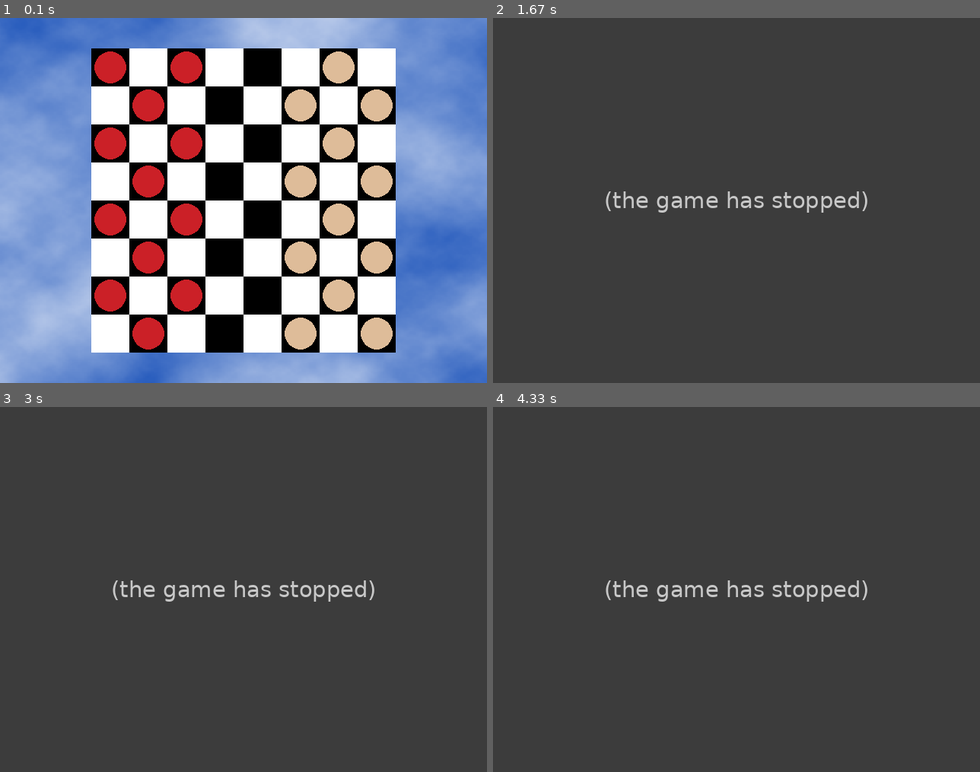
Above: before the commit, frames 1-4 (two rows, left to right).
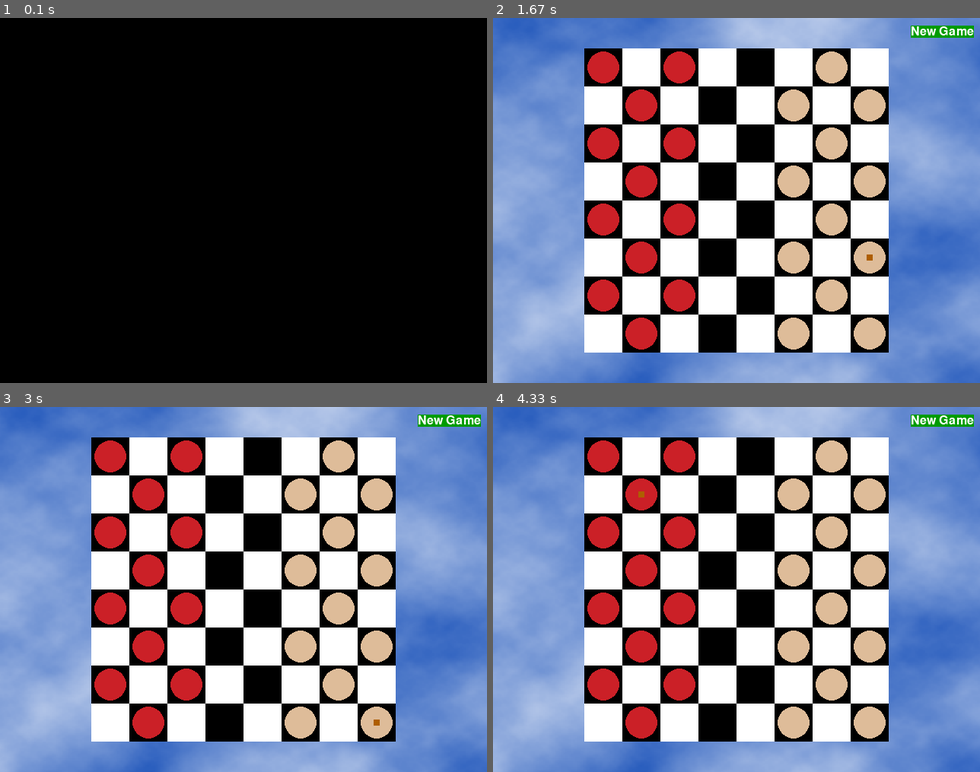
Above: after the commit, the same moments.

Repository: sydneynagamine/python_games
Game: pygame game, started from flippy.py
The game is run twice, just before and just after one commit, with the same random seed, the same clock (stepped at 60 frames per second) and the same inputs.
Inputs (mouse positions are in pixels of both pictures, inside the frame that each line leads up to):
- Up to frame 1 (0.1 s): no input
- Up to frame 2 (1.67 s): press the mouse at (755, 295) at 0.37 s; move the mouse to (668, 218) at 0.47 s; release the mouse at (585, 145) at 0.6 s; press the mouse at (755, 295) at 0.7 s; move the mouse to (682, 182) at 0.8 s; release the mouse at (609, 65) at 0.93 s; press the mouse at (717, 105) at 1.1 s; move the mouse to (790, 182) at 1.2 s; move the mouse to (863, 258) at 1.3 s; release the mouse at (863, 258) at 1.33 s; press the mouse at (605, 69) at 1.5 s; move the mouse to (614, 193) at 1.6 s
- Up to frame 3 (3 s): release the mouse at (136, 706) at 1.73 s; press the mouse at (112, 458) at 1.9 s; move the mouse to (141, 454) at 2 s; release the mouse at (175, 454) at 2.13 s; press the mouse at (224, 494) at 2.3 s; move the mouse to (301, 607) at 2.4 s; release the mouse at (379, 720) at 2.53 s; click "New Game" at 2.8 s
- Up to frame 4 (4.33 s): press the mouse at (755, 607) at 3.1 s; move the mouse to (809, 549) at 3.2 s; move the mouse to (858, 487) at 3.3 s; release the mouse at (858, 487) at 3.33 s; press the mouse at (717, 647) at 3.5 s; move the mouse to (653, 553) at 3.6 s; release the mouse at (590, 461) at 3.73 s; press the mouse at (717, 647) at 3.9 s; move the mouse to (687, 571) at 4 s; release the mouse at (658, 498) at 4.13 s; press the mouse at (755, 458) at 4.3 s

The runs differ from the first frame. In frame 1, 85% of the frame differs, in the area x 0-100%, y 0-100%; in frame 2, 100%; in frame 3, 100%; in frame 4, 100%.
Error before the commit: NameError: name 'xRect' is not defined (flippy.py line 478); the game stopped at 0.6 s (later frames are placeholders)

Commit message:
turns deleted

Diff:
--- a/flippy.py
+++ b/flippy.py
@@ -78,39 +78,35 @@
     mainBoard = getNewBoard()
 
     resetBoard(mainBoard)
-    showHints = False
-    turn = random.choice(['computer', 'player'])
+    #showHints = False
+    movepiece = None
+    #turn = random.choice(['computer', 'player'])
 
     # Draw the starting board and ask the player what color they want.
-    drawBoard(mainBoard)
+    drawBoard(mainBoard,movepiece)
     playerTile, computerTile = enterPlayerTile()
 
     # Make the Surface and Rect objects for the "New Game" and "Hints" buttons
     newGameSurf = FONT.render('New Game', True, TEXTCOLOR, TEXTBGCOLOR2)
     newGameRect = newGameSurf.get_rect()
     newGameRect.topright = (WINDOWWIDTH - 8, 10)
-    hintsSurf = FONT.render('Hints', True, TEXTCOLOR, TEXTBGCOLOR2)
+    ''' hintsSurf = FONT.render('Hints', True, TEXTCOLOR, TEXTBGCOLOR2)
     hintsRect = hintsSurf.get_rect()
-    hintsRect.topright = (WINDOWWIDTH - 8, 40)
+    hintsRect.topright = (WINDOWWIDTH - 8, 40)'''
 
     while True: # main game loop
         # Keep looping for player and computer's turns.
-        if turn == 'player':
+        if True: #turn == 'player':
             # Player's turn:
-            if getValidMoves(mainBoard, playerTile) == []:
+            '''if getValidMoves(mainBoard, playerTile) == []:
                 # If it's the player's turn but they
                 # can't move, then end the game.
-                break
+                break'''
             movexy = None
             while movexy == None:
                 # Keep looping until the player clicks on a valid space.
 
-                # Determine which board data structure to use for display.
-                if showHints:
-                    boardToDraw = getBoardWithValidMoves(mainBoard, playerTile)
-                else:
-                    boardToDraw = mainBoard
-
+                # Determine which board data structure to use for display
                 checkForQuit()
                 for event in pygame.event.get(): # event handling loop
                     if event.type == MOUSEBUTTONUP:
@@ -119,30 +115,32 @@
                         if newGameRect.collidepoint( (mousex, mousey) ):
                             # Start a new game
                             return True
-                        elif hintsRect.collidepoint( (mousex, mousey) ):
+                        ''' elif hintsRect.collidepoint( (mousex, mousey) ):
                             # Toggle hints mode
-                            showHints = not showHints
+                            showHints = not showHints'''
                         # movexy is set to a two-item tuple XY coordinate, or None value
                         movexy = getSpaceClicked(mousex, mousey)
                         if movexy != None and not isValidMove(mainBoard, playerTile, movexy[0], movexy[1]):
                             movexy = None
+                        if mainBoard[movexy[0]][movexy[1]] != EMPTY_SPACE:
+                            movepiece = movexy
 
                 # Draw the game board.
-                drawBoard(boardToDraw)
-                drawInfo(boardToDraw, playerTile, computerTile, turn)
+                drawBoard(mainBoard,movepiece)
+                #drawInfo(mainBoard, playerTile, computerTile, turn)
 
                 # Draw the "New Game" and "Hints" buttons.
                 DISPLAYSURF.blit(newGameSurf, newGameRect)
-                DISPLAYSURF.blit(hintsSurf, hintsRect)
+                #DISPLAYSURF.blit(hintsSurf, hintsRect)
 
                 MAINCLOCK.tick(FPS)
                 pygame.display.update()
 
             # Make the move and end the turn.
-            makeMove(mainBoard, playerTile, movexy[0], movexy[1], True)
+            '''makeMove(mainBoard, playerTile, movexy[0], movexy[1], True)
             if getValidMoves(mainBoard, computerTile) != []:
                 # Only set for the computer's turn if it can make a move.
-                turn = 'computer'
+                turn = 'computer' '''
 
         else:
             # Computer's turn:
@@ -152,12 +150,12 @@
                 break
 
             # Draw the board.
-            drawBoard(mainBoard)
-            drawInfo(mainBoard, playerTile, computerTile, turn)
+            drawBoard(mainBoard,movepiece)
+            #drawInfo(mainBoard, playerTile, computerTile, turn)
 
             # Draw the "New Game" and "Hints" buttons.
             DISPLAYSURF.blit(newGameSurf, newGameRect)
-            DISPLAYSURF.blit(hintsSurf, hintsRect)
+           # DISPLAYSURF.blit(hintsSurf, hintsRect)
 
             # Make it look like the computer is thinking by pausing a bit.
             pauseUntil = time.time() + random.randint(5, 15) * 0.1
@@ -165,14 +163,14 @@
                 pygame.display.update()
 
             # Make the move and end the turn.
-            x, y = getComputerMove(mainBoard, computerTile)
+            ''' x, y = getComputerMove(mainBoard, computerTile)
             makeMove(mainBoard, computerTile, x, y, True)
             if getValidMoves(mainBoard, playerTile) != []:
                 # Only set for the player's turn if they can make a move.
-                turn = 'player'
+                turn = 'player' '''
 
     # Display the final score.
-    drawBoard(mainBoard)
+    drawBoard(mainBoard,movepiece)
     scores = getScoreOfBoard(mainBoard)
 
     # Determine the text of the message to display.
@@ -253,7 +251,7 @@
         checkForQuit()
 
 
-def drawBoard(board):
+def drawBoard(board,movepiece):
     # Draw background of board.
     DISPLAYSURF.blit(BGIMAGE, BGIMAGE.get_rect())
 
@@ -294,9 +292,8 @@
                 else:
                     tileColor = TAN
                 pygame.draw.circle(DISPLAYSURF, tileColor, (centerx, centery), int(SPACESIZE / 2) - 4)
-            if board[x][y] == HINT_TILE:
-                pygame.draw.rect(DISPLAYSURF, HINTCOLOR, (centerx - 4, centery - 4, 8, 8))
-
+                if movepiece != None and movepiece [0] == x and movepiece [1] == y:
+                    pygame.draw.rect(DISPLAYSURF, HINTCOLOR, (centerx - 4, centery - 4, 8, 8))
 
 def getSpaceClicked(mousex, mousey):
     # Return a tuple of two integers of the board space coordinates where
@@ -366,6 +363,7 @@
 def isValidMove(board, tile, xstart, ystart):
     # Returns False if the player's move is invalid. If it is a valid
     # move, returns a list of spaces of the captured pieces.
+    return True # TODO: fix to do valid checkers move
     if board[xstart][ystart] != EMPTY_SPACE or not isOnBoard(xstart, ystart):
         return False
 
@@ -417,13 +415,13 @@
     return x >= 0 and x < BOARDWIDTH and y >= 0 and y < BOARDHEIGHT
 
 
-def getBoardWithValidMoves(board, tile):
+'''def getBoardWithValidMoves(board, tile):
     # Returns a new board with hint markings.
     dupeBoard = copy.deepcopy(board)
 
     for x, y in getValidMoves(dupeBoard, tile):
         dupeBoard[x][y] = HINT_TILE
-    return dupeBoard
+    return dupeBoard'''
 
 
 def getValidMoves(board, tile):
@@ -459,7 +457,7 @@
     # Create the text.
 
 
-
+    return [WHITE_CIRCLE,BLACK_CIRCLE]
 
     '''xSurf = BIGFONT.render('White', True, TEXTCOLOR, TEXTBGCOLOR1)
     xRect = xSurf.get_rect()
@@ -497,11 +495,11 @@
 
     board[xstart][ystart] = tile
 
-    if realMove:
+    '''if realMove:
         animateTileChange(tilesToFlip, tile, (xstart, ystart))
 
     for x, y in tilesToFlip:
-        board[x][y] = tile
+        board[x][y] = tile'''
     return True
 
 
